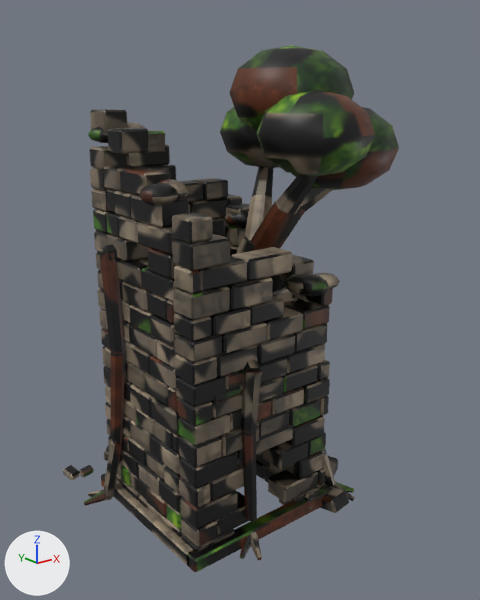
Renders of the FBX model art/models/mapkit/mapkit_tower_forest.fbx from each side of a commit.
One viewpoint serves both versions: a 50 mm lens placed at (-20.1, -27.4, 22.5), pointed at (1.4, -0.5, 11.7). Arrows for +X, +Y and +Z are at lower left; the lights stay in place. The first picture is the older version.

Names of what the first picture shows: 'Body'.
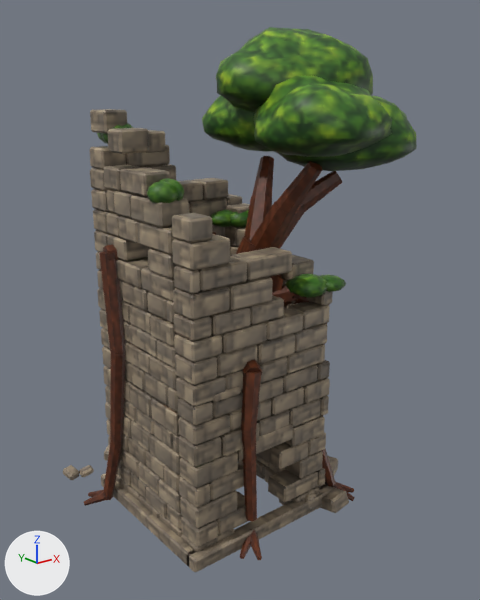
What changed in the scene script:
```text
Change me_body:
    used by ob_body; location = (0.0, 0.0, 0.0)
    remove me_body.from_pydata(...)  # 7036 vertices, 7408 faces; spans x -6.5..8.2, y -7.5..8.0, z -0.6..24.6
    add me_body.from_pydata(...)  # 7476 vertices, 8448 faces; spans x -6.5..9.3, y -8.2..8.0, z -0.6..25.4
    me_body part 1: a new loose piece, a UV sphere (8 segments, 6 rings, poles along z) spanning x 3.5..5.22, y -5.15..-3.3, z 12.57..13.37, in mat_mapkit_tower_forest_baked (picture img_mapkit_tower_forest_paint_png)
    me_body part 2: 71 vertices moved from x -4.4..4.8, y -2.4..3.0, z 15.0..20.4 to x -4.4..3.8, y -2.4..5.0, z 15.0..20.9; 487 vertices removed from x -5.4..8.2, y -7.5..4.9, z 15.1..24.6; 927 vertices added at x -4.9..9.3, y -8.2..5.4, z 15.0..25.4
    me_body part 3: 3 vertices moved from x 3.0..3.4, y -4.0..-2.9, z 12.4..13.5 to x 3.2, y -3.9..-2.9, z 12.4..13.4; 118 vertices removed from x 2.2..5.3, y -4.9..-2.6, z 12.5..13.5; 76 vertices added at x 2.1..4.3, y -4.9..-2.8, z 12.5..13.5
    me_body part 4: 6621 kept faces spanning x -6.5..7.5, y -6.1..8.0, z -0.6..21.6 get new texture (UV) coordinates
```

Location of each change, [x1, y1, x2, y2] in pixels of the pictures (480 x 600 px; the box of a moved part takes in the faces that stretch with it):
'Body', reshaped
    before: [63, 45, 399, 573]
    after: [63, 27, 417, 573]
part 1 of me_body, added
    after: [320, 274, 346, 292]
part 2 of me_body, moved or reshaped
    before: [88, 45, 399, 228]
    after: [97, 27, 417, 228]
part 3 of me_body, moved or reshaped
    before: [284, 273, 340, 297]
    after: [285, 274, 327, 297]
part 4 of me_body, surface changed (black to brown)
    both: [63, 109, 355, 573]
